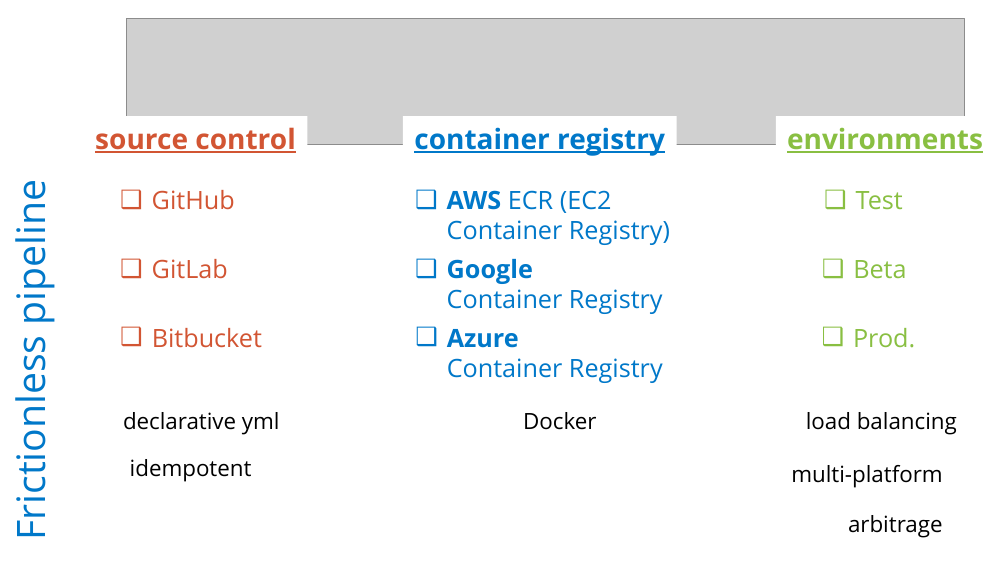
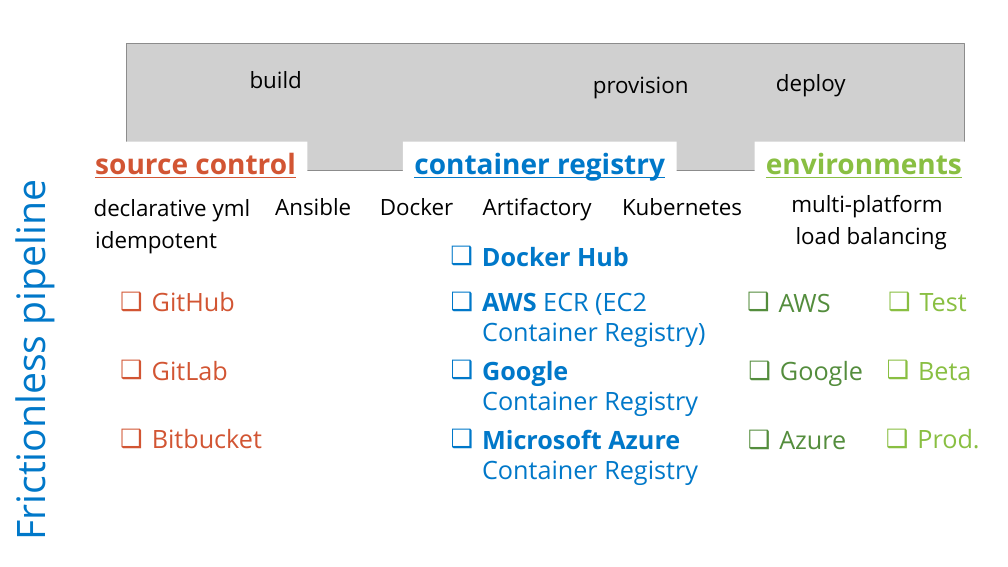
Before and after one commit to rkuma183/wilsonmar.github.io, a slide deck: slide 3 of fig/shippable_v01.pptx. Drawn at 1008x567 pixels with LibreOffice and Linux fonts; fonts in the diff are those of the drawing; grey boxes stand for pictures. Boxes give left, top, right and bottom in pixels: in the first picture for what was removed or moved away, otherwise in the second. Text is boxed around its words. In the diff, an @@ line names an element or a change of style, - is before the commit and + after.

```diff
--- a/fig/shippable_v01.pptx
+++ b/fig/shippable_v01.pptx
@@ text added at (250,71,302,88), 16 pt, text #000000 @@
+build
@@ text added at (593,76,689,98), 16 pt, text #000000 @@
+provision
@@ text added at (776,74,846,96), 16 pt, text #000000 @@
+deploy
@@ 2 rectangles, 1 picture: place and size @@
-2 rectangles, 1 picture at (84,18,965,160)
+2 rectangles, 1 picture at (84,43,965,185)
@@ rectangle "environments": place and size @@
-rectangle "environments" at (776,116,995,160)
+rectangle "environments" at (755,141,974,185)
@@ text "declarative yml": place and size @@
-text "declarative yml" at (123,412,280,435)
+text "declarative yml" at (94,199,251,221)
@@ text added at (275,198,351,216), 16 pt, text #000000 @@
+Ansible
@@ text "Docker": place and size @@
-text "Docker" at (523,412,596,430)
+text "Docker" at (380,198,453,216)
@@ text "Docker" at (380,198,453,216): alignment right to left @@
@@ text added at (483,198,592,220), 16 pt, text #000000 @@
+Artifactory
@@ text added at (622,198,742,216), 16 pt, text #000000 @@
+Kubernetes
@@ text "multi-platform": place and size @@
-text "multi-platform" at (791,465,942,488)
+text "multi-platform" at (791,195,942,218)
@@ text "idempotent": place and size @@
-text "idempotent" at (130,459,252,481)
+text "idempotent" at (95,231,217,254)
@@ text "load balancing": place and size @@
-text "load balancing" at (806,412,957,435)
+text "load balancing" at (796,227,947,249)
@@ text added at (482,247,629,267), 18 pt, text #0078C9, bold @@
+❑ Docker Hub
@@ text "AWS ECR (EC2 Container Registry)": place and size @@
-text "AWS ECR (EC2 Container Registry)" at (447,190,670,245)
+text "AWS ECR (EC2 Container Registry)" at (482,292,705,347)
@@ text added at (779,293,831,313), 18 pt, text #548D3D @@
+❑ AWS
@@ text "Google Container Registry": place and size @@
-text "Google Container Registry" at (447,259,663,314)
+text "Google Container Registry" at (482,361,698,416)
@@ text added at (780,361,863,386), 18 pt, text #548D3D @@
+❑ Google
@@ 3 texts: place and size @@
-3 texts at (152,190,262,348)
+3 texts at (152,292,262,449)
@@ 3 texts: place and size @@
-3 texts at (853,191,915,348)
+3 texts at (917,293,979,449)
@@ alignment centre to left in 3 elements at (920,293,967,312), (918,362,971,381), (917,429,979,449) @@
@@ text at (482,429,698,485): text changed @@
-❑ Azure
-  Container Registry
+❑ Microsoft Azure
+  Container Registry
@@ text added at (779,431,846,450), 18 pt, text #548D3D @@
+❑ Azure
@@ text removed at (848,515,943,537) @@
-arbitrage
```
Also in this commit, not shown: 1 other file.
